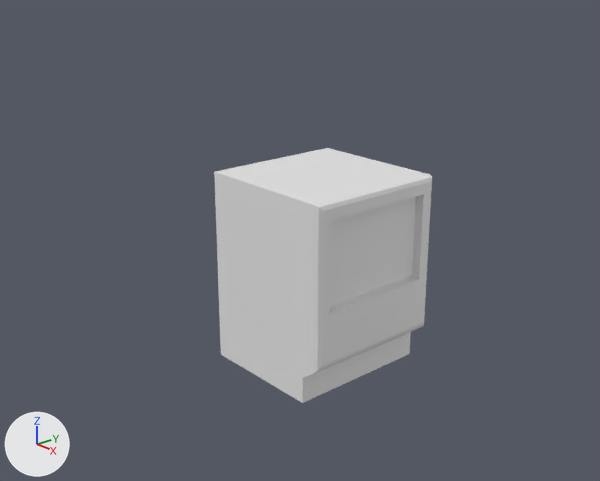
What one commit did to the Blender file tetris_client/source/128k.blend.
Both versions are drawn from a 50 mm camera at (5.72, -5.34, 4.13) aimed at (-0.23, -0.12, 1.28). Every picture has the same lights, and +X, +Y and +Z are marked at lower left. Materials are left out; every surface is plain grey.

In view in the first picture: '128_body', '128_screen'.
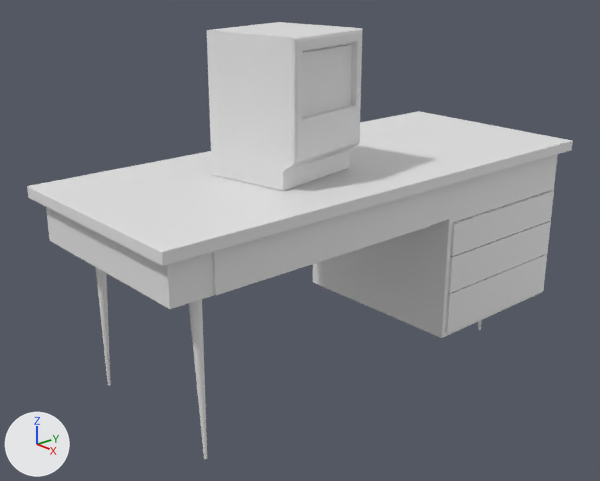
Edits to the bpy script that builds the scene:
```text
Add me_cube:
    me_cube.from_pydata(...)  # 70 vertices, 64 faces; spans x -1.11..1.11, y -2.64..2.63, z -1.63..0.18
Add me_cylinder:
    me_cylinder.from_pydata(...)  # 96 vertices, 66 faces; spans x -0.06..0.06, y -0.06..0.06, z -1.57..0.0
Add me_cube_003:
    me_cube_003.from_pydata(...)  # a box spanning x 0.98..1.02, y -2.13..0.39, z -0.33..0.06
Add me_cube_004:
    me_cube_004.from_pydata(...)  # a box spanning x 0.96..1.0, y 0.75..2.49, z -0.73..-0.39
Add me_cube_005:
    me_cube_005.from_pydata(...)  # a box spanning x 0.95..1.0, y 0.75..2.49, z -1.13..-0.74
Add me_cube_006:
    me_cube_006.from_pydata(...)  # a box spanning x 0.93..1.0, y 0.75..2.49, z -1.58..-1.14
Change ob_128_screen:
    ob_128_screen.location: (0.0, 0.0, 0.0) -> (-0.06, -0.418, 2.07)
    ob_128_screen.rotation_euler: (0.0, 0.0, 0.0) -> (0.0, 0.0, 0.181)  # degrees (0, 0, 0) -> degrees (0, 0, 10)
    ob_128_screen.scale: (1.0, 1.0, 1.0) -> (0.656, 0.656, 0.656)
Change ob_128_body:
    ob_128_body.location: (0.0, 0.0, 0.0) -> (-0.06, -0.418, 2.076)
    ob_128_body.rotation_euler: (0.0, 0.0, 0.0) -> (0.0, 0.0, 0.181)  # degrees (0, 0, 0) -> degrees (0, 0, 10)
    ob_128_body.scale: (1.0, 1.0, 1.0) -> (0.656, 0.656, 0.656)
Add ob_desk_base_col:
    ob_desk_base_col = bpy.data.objects.new('desk-base-col', me_cube)
    ob_desk_base_col.location = (-0.156, 0.193, 1.887)
    _m = ob_desk_base_col.modifiers.new('Bevel', 'BEVEL')
    _m.width = 0.007
    _m.width_pct = 0.007
    _m.segments = 2
    _m.limit_method = 'NONE'
    _m.spread = 0.0
Add ob_cylinder:
    ob_cylinder = bpy.data.objects.new('Cylinder', me_cylinder)
    ob_cylinder.location = (0.615, -1.966, 1.57)
    ob_cylinder.rotation_euler = (0.0, -0.0319, 0.0)  # degrees (0, -1.8, 0)
Add ob_leg:
    ob_leg = bpy.data.objects.new('leg', me_cylinder)
    ob_leg.location = (-0.929, -1.966, 1.57)
    ob_leg.rotation_euler = (0.0, -0.0319, 3.142)  # degrees (0, -1.8, 180)
Add ob_drawer_main:
    ob_drawer_main = bpy.data.objects.new('drawer_main', me_cube_003)
    ob_drawer_main.location = (-0.156, 0.193, 1.887)
Add ob_drawer_one:
    ob_drawer_one = bpy.data.objects.new('drawer_one', me_cube_004)
    ob_drawer_one.location = (-0.125, 0.193, 1.887)
Add ob_drawer_two:
    ob_drawer_two = bpy.data.objects.new('drawer_two', me_cube_005)
    ob_drawer_two.location = (-0.125, 0.193, 1.887)
Add ob_drawer_three:
    ob_drawer_three = bpy.data.objects.new('drawer_three', me_cube_006)
    ob_drawer_three.location = (-0.125, 0.193, 1.887)
```

Where the change shows, as pixel boxes [x1, y1, x2, y2] in the pictures (600 x 481 px):
'128_body', moved, turned, rescaled: before [214, 148, 432, 403]; after [207, 22, 362, 191]
'desk-base-col', added: after [27, 111, 573, 338]
'128_screen', moved, turned, rescaled: before [330, 197, 414, 304]; after [302, 45, 350, 114]
'drawer_main', added: after [212, 190, 433, 295]
'drawer_three', added: after [445, 254, 547, 334]
'drawer_two', added: after [448, 221, 551, 293]
'drawer_one', added: after [450, 191, 554, 257]
'Cylinder', added: after [189, 299, 207, 459]
'leg', added: after [96, 268, 111, 386]
